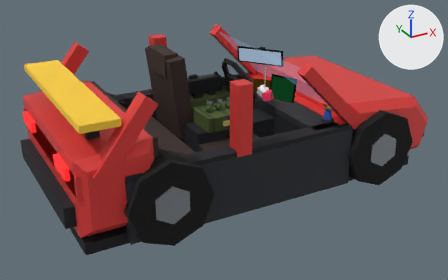
The glTF model apex-rogue/models/player_car_cutaway.glb, before and after one commit.
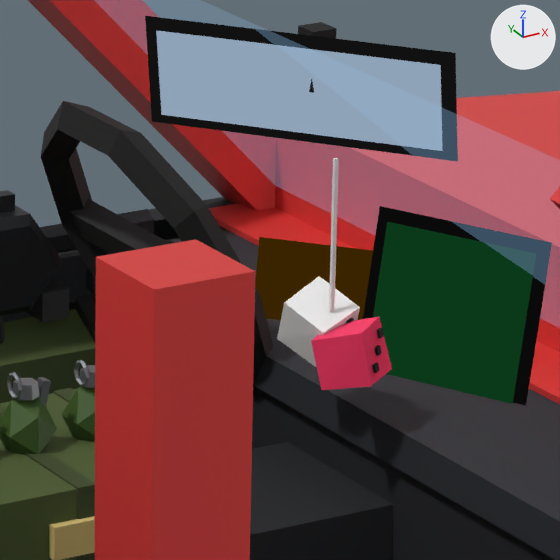
Each version appears first whole from a 50 mm camera at (-28.34, -49.91, 28.52) aimed at (-1.26, -0.67, 3.89), and next in a close-up on the part from 48% to 67% of the width and 15% to 45% of the height. The axes (+X, +Y, +Z) are drawn at upper right. The lights are the same throughout. The last two pictures show the newer version. Where no turn or scale is listed for an object, it has been applied to the vertices.

The older version as bpy lines, for what is in view:
```python
me_mesh_40 = bpy.data.meshes.new('Mesh_40')
me_mesh_40.from_pydata(...)  # a box spanning x -5.0..5.0, y -1.5..1.5, z -1.8..1.8
me_mesh_40.materials.append(mat_material_10)  # black #1b1d22
me_mesh_70 = bpy.data.meshes.new('Mesh_70')
me_mesh_70.from_pydata([(-0.29, 1.3, 1.27), (-0.81, 1.06, -1.27), (0.81, -1.06, 1.27), (0.29, -1.3, -1.27)], [], [(0, 1, 2), (1, 3, 2)])
me_mesh_70.materials.append(mat_material_33)
ob_fuzzy_dice = bpy.data.objects.new('fuzzy dice', None)
ob_fuzzy_dice.parent = ob_cockpit_interior
ob_fuzzy_dice.location = (3.2, -0.9, 10.8)
ob_mesh_40 = bpy.data.objects.new('Mesh_40', me_mesh_40)
ob_mesh_40.location = (0.5, 0.0, 3.7)
ob_mesh_70 = bpy.data.objects.new('Mesh_70', me_mesh_70)
ob_mesh_70.location = (5.6, -0.4, 7.75)
# also in view: 'Mesh_71' at (5.64, -0.38, 7.74); 'Mesh_0' at (12.99, 0.0, 5.27); 'Mesh_20' at (6.5, 0.0, 5.0); 'Mesh_26' at (-3.5, 8.4, 6.4); 'Mesh_28' at (-4.0, -8.6, 9.05)
```
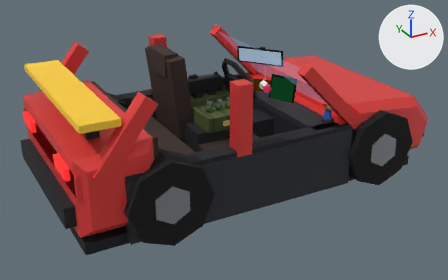
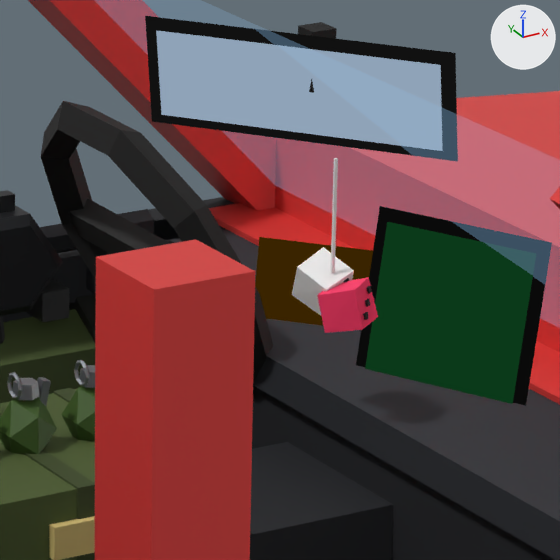
ob_fuzzy_dice is not drawn itself; it is the parent of ob_mesh_48, ob_node_62, ob_node_69.

Scene script edits in JSON lines:
```json
{"op": "set", "path": "ob_fuzzy_dice.scale", "old": "(1.0, 1.0, 1.0)", "new": "(0.75, 0.75, 0.75)"}
```

Pixel boxes [x1, y1, x2, y2] of what changed, in the close-ups (560 x 560 px):
```json
{"object": "Mesh_55", "change": "rescaled", "before": [311, 317, 392, 390], "after": [317, 277, 378, 333], "on screen": "24% narrower, 23% shorter"}
{"object": "Mesh_49", "change": "rescaled", "before": [277, 276, 360, 367], "after": [292, 247, 354, 316], "on screen": "25% narrower, 24% shorter"}
{"object": "Mesh_48", "change": "rescaled", "before": [329, 158, 339, 311], "after": [331, 158, 338, 273], "on screen": "27% narrower, 25% shorter"}
{"object": "Mesh_57", "change": "rescaled", "before": [375, 345, 382, 356], "after": [365, 299, 370, 307], "on screen": "25% narrower, 25% shorter"}
{"object": "Mesh_56", "change": "rescaled", "before": [372, 363, 379, 373], "after": [363, 312, 369, 320]}
{"object": "Mesh_58", "change": "rescaled", "before": [377, 328, 384, 338], "after": [367, 286, 372, 294]}
{"object": "Mesh_52", "change": "rescaled", "before": [346, 318, 354, 323], "on screen": "not visible afterwards"}
```
